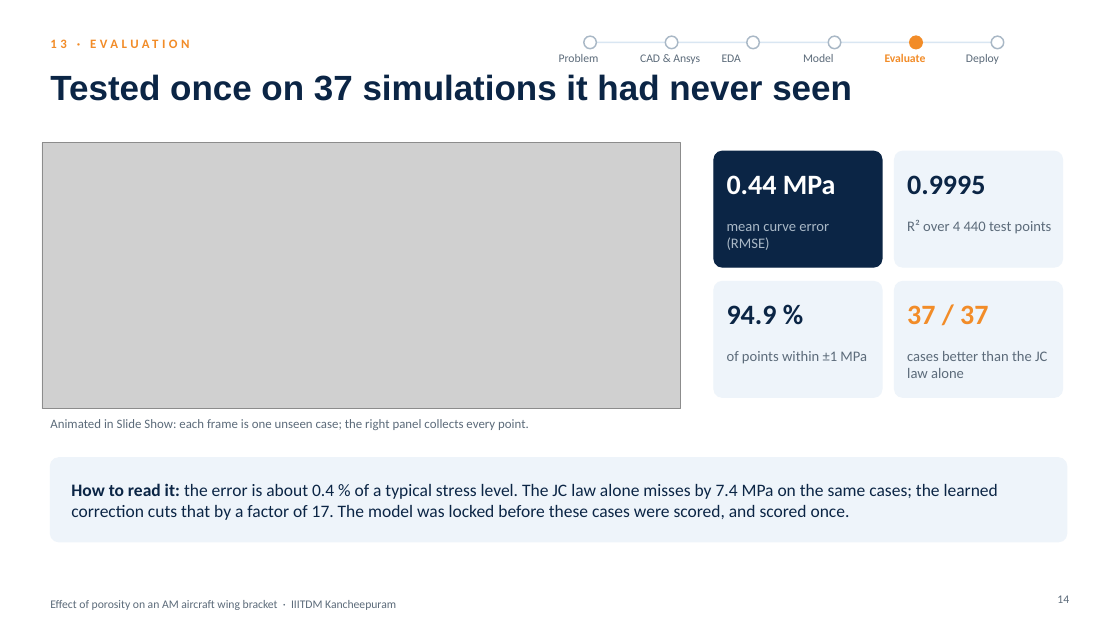
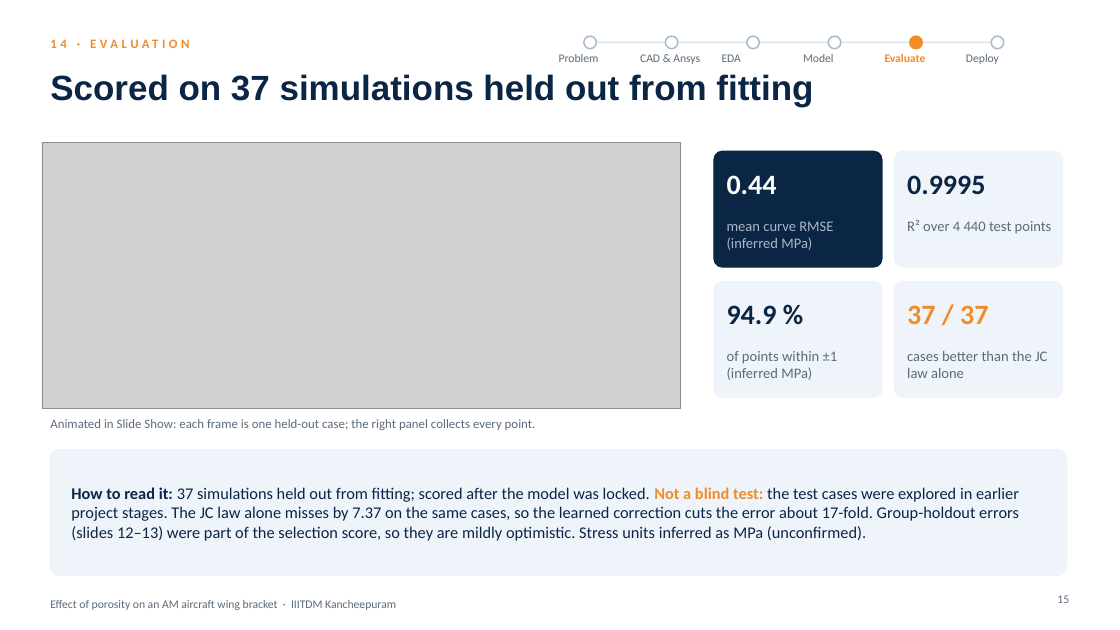
Before and after one commit to SaravananRamar06/MMM-ML, a slide deck: slide 15 of presentation/Final Presentation - Porosity in an AM Wing Bracket.pptx (slide 14 before the commit). Drawn at 1120x630 pixels with LibreOffice and Linux fonts; fonts in the diff are those of the drawing; grey boxes stand for pictures. Boxes give left, top, right and bottom in pixels: in the first picture for what was removed or moved away, otherwise in the second. Text is boxed around its words. In the diff, an @@ line names an element or a change of style, - is before the commit and + after.

```diff
--- a/presentation/Final Presentation - Porosity in an AM Wing Bracket.pptx
+++ b/presentation/Final Presentation - Porosity in an AM Wing Bracket.pptx
@@ text at (50, 35, 538, 59): text changed @@
-13 · EVALUATION
+14 · EVALUATION
@@ title at (50, 74, 813, 107): text changed @@
-Tested once on 37 simulations it had never seen
+Scored on 37 simulations held out from fitting
@@ text at (727, 175, 777, 194): text changed @@
-0.44 MPa
+0.44
@@ text at (727, 221, 833, 250): text changed @@
-mean curve error (RMSE)
+mean curve RMSE (inferred MPa)
@@ text at (727, 351, 838, 380): text changed @@
-of points within ±1 MPa
+of points within ±1 (inferred MPa)
@@ text at (50, 419, 536, 430): text changed @@
-Animated in Slide Show: each frame is one unseen case; the right panel collects every point.
+Animated in Slide Show: each frame is one held-out case; the right panel collects every point.
@@ rounded rectangle: place and size @@
-rounded rectangle at (50, 458, 1067, 542)
+rounded rectangle at (50, 450, 1067, 576)
@@ rounded rectangle at (50, 450, 1067, 576): proportions changed @@
@@ text at (71, 487, 1019, 541): text changed; size 15 to 14 pt @@
-How to read it: the error is about 0.4 % of a typical stress level. The JC law alone misses by 7.4 MPa on the same cases; the learned correction cuts that by a factor of 17. The model was locked before these cases were scored, and scored once.
+How to read it: 37 simulations held out from fitting; scored after the model was locked. Not a blind test: the test cases were explored in earlier project stages. The JC law alone misses by 7.37 on the same cases, so the learned correction cuts the error about 17-fold. Group-holdout errors (slides 12–13) were part of the selection score, so they are mildly optimistic. Stress units inferred as MPa (unconfirmed).
@@ page number at (1057, 595, 1069, 603): text changed @@
-14
+15
```
Also in this commit, not shown: 13 other slides changed, 2 slides added, 7 other files.
